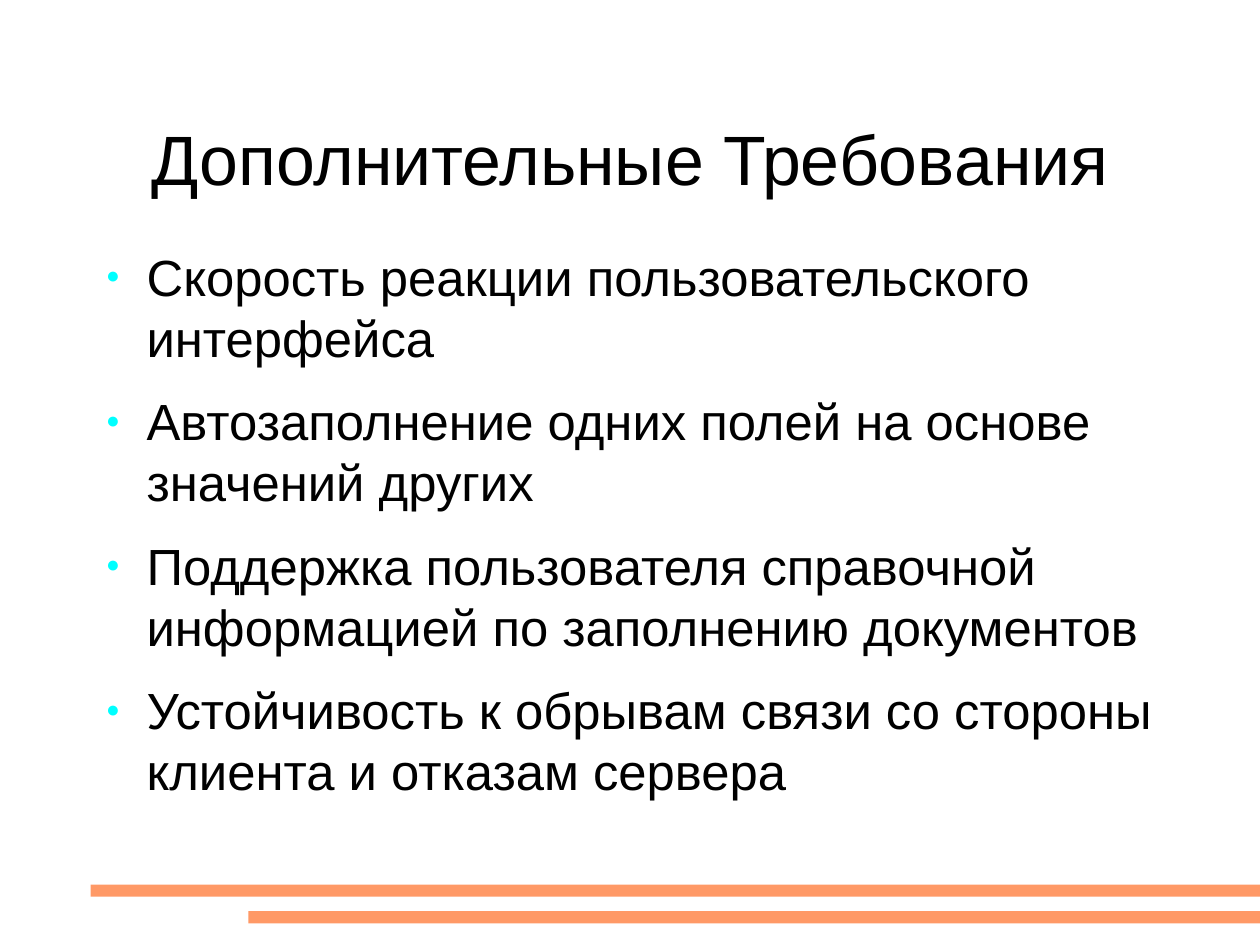
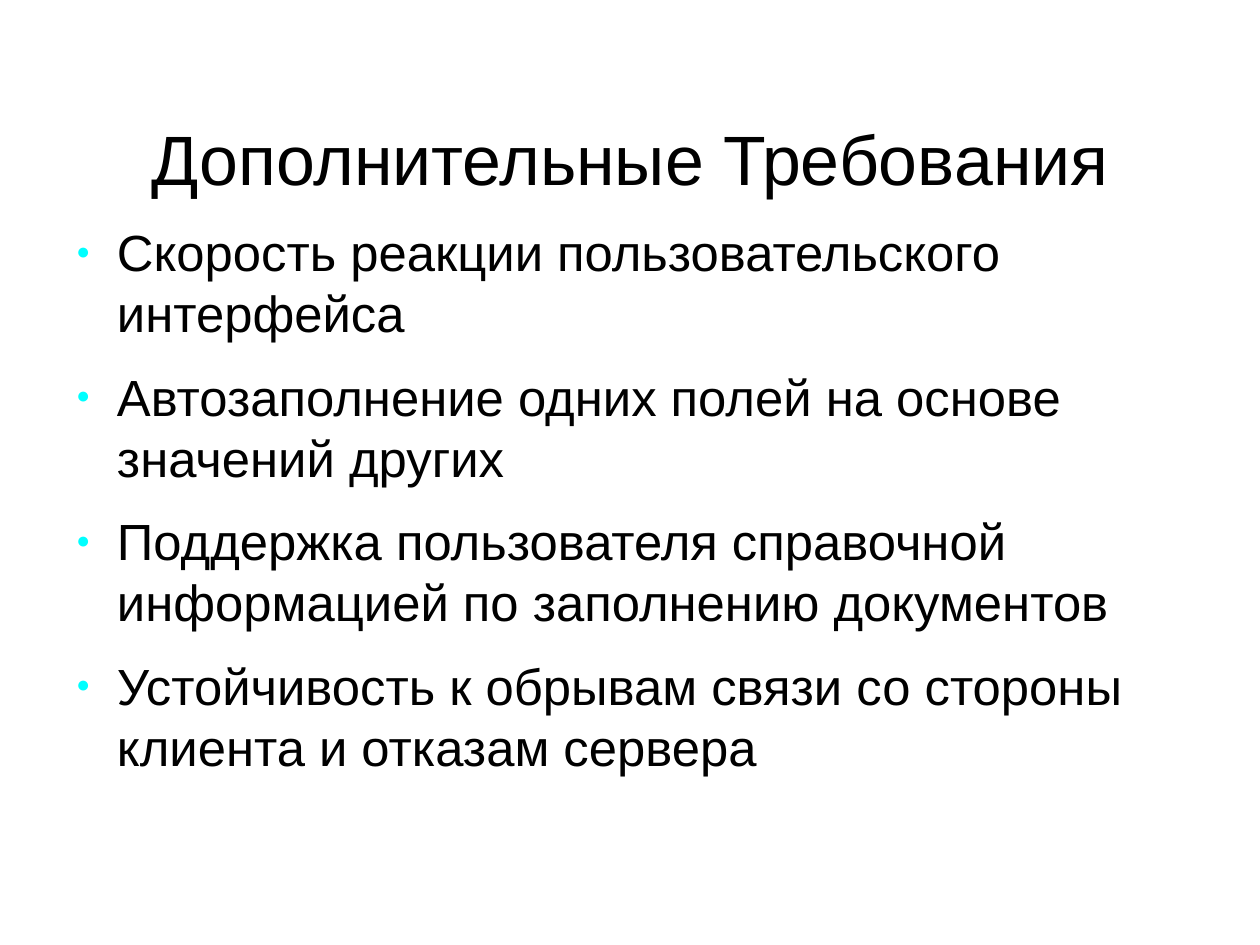
Before and after one commit to aeremenok/a-team-777, a slide deck: slide 4 of diploma/eav/diploma/demo.odp. Drawn at 1260x945 pixels with LibreOffice and Linux fonts; fonts in the diff are those of the drawing. Boxes give left, top, right and bottom in pixels: in the first picture for what was removed or moved away, otherwise in the second. Text is boxed around its words. In the diff, an @@ line names an element or a change of style, - is before the commit and + after.

```diff
--- a/diploma/eav/diploma/demo.odp
+++ b/diploma/eav/diploma/demo.odp
@@ text "Скорость реакции пользовательского интерфейса": place and size @@
-text "Скорость реакции пользовательского интерфейса" at <box>147,260,1151,801</box>
+text "Скорость реакции пользовательского интерфейса" at <box>117,235,1122,776</box>
@@ rectangle removed at <box>90,885,1260,898</box> @@
@@ rectangle removed at <box>248,911,1260,924</box> @@
```
Also in this commit, not shown: 15 other slides changed, 1 slide added, 1 slide removed, 5 other files.
